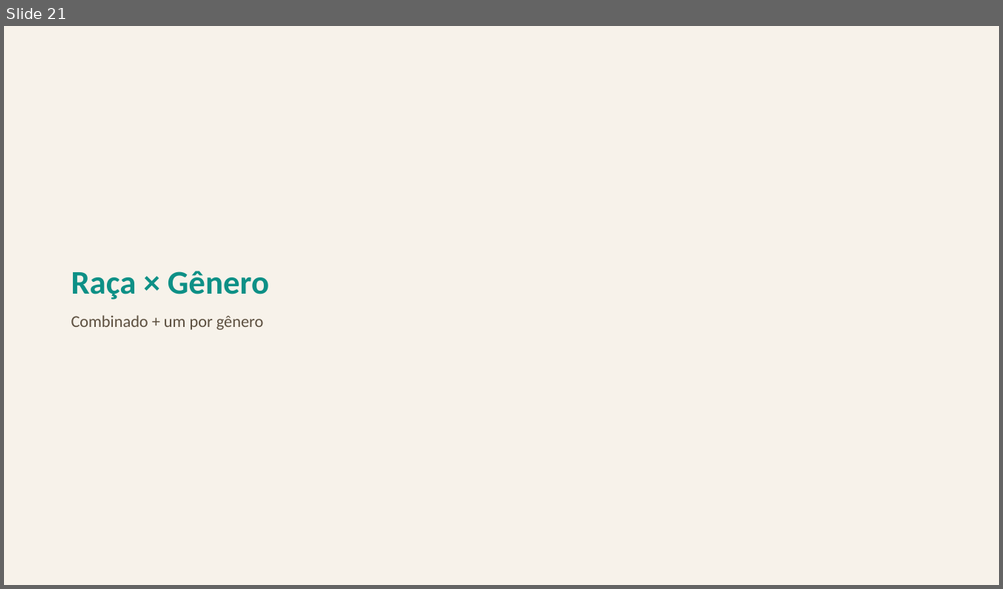
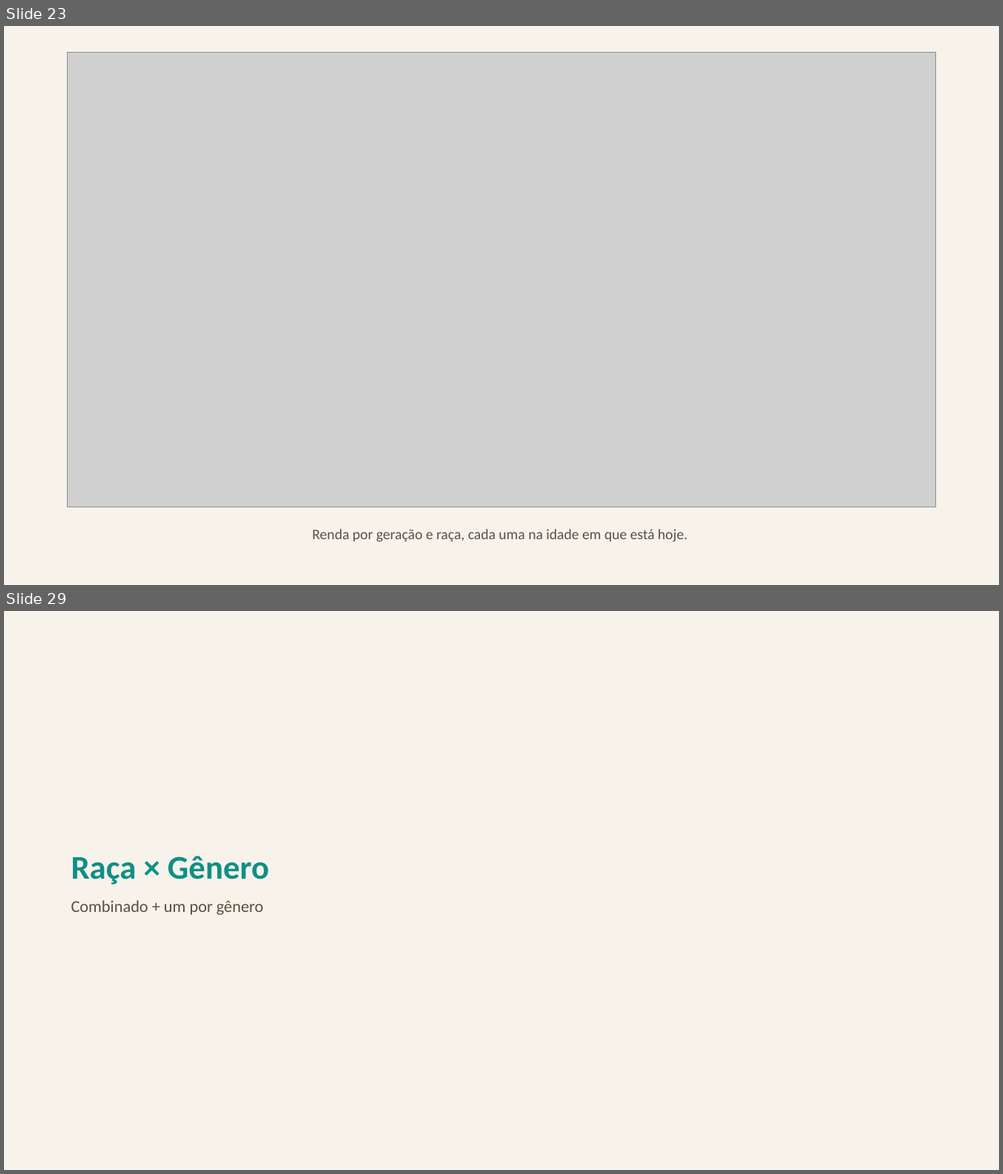
Before and after one commit to FelipeSantanaJ/Hub-Racial-Brasil, a slide deck: docs/Datahub_Racial_Brasil_Fase1.pptx. Shown one above the other, each under a label of ours: slide 21 before the commit, slides 23 and 29 after it; the slides between them are not shown. The pictures are 1003x589 and 1003x1174 pixels, drawn with LibreOffice and Linux fonts; fonts in the diff are those of the drawing; grey boxes stand for pictures. Boxes give left, top, right and bottom in pixels: in the first picture for what was removed or moved away, otherwise in the second. Text is boxed around its words. In the diff, an @@ line names an element or a change of style, - is before the commit and + after.

Commit message:
Adiciona análise por geração e perfil do topo 10% de renda por raça
Resolve o viés de "faixa etária não acompanha as mesmas pessoas" (a PNAD
Contínua é um corte transversal repetido, não um painel de décadas):
adiciona geração como coorte de nascimento sintética (Baby Boomer/Geração
X/Millennial/Geração Z, método de Deaton 1985) e o hiato racial calculado
DENTRO de cada geração ao longo do tempo, em vez de misturar coortes
diferentes que passam pela mesma faixa etária em anos diferentes. Achado:
o hiato do Baby Boomer cresce conforme a coorte envelhece na janela
observada — provável efeito de seleção em quem permanece no mercado.

Adiciona também o perfil de quem está no topo 10% de renda DENTRO de cada
raça (limiar P90 próprio de Branca e de Negra, não um corte único pro
Brasil), decomposto por gênero/faixa etária/geração/escolaridade,
histórico desde 2012. Achado mais forte: o topo 10% dos negros ficou muito
mais escolarizado (38%→58% com Superior completo), mas ainda atrás do
topo dos brancos (~83%). Documenta o efeito de "heaping" de renda
autodeclarada (concentração em valores redondos) que faz o corte capturar
um pouco mais que 10% de fato, com uma coluna de diagnóstico transparente
em vez de uma correção de desempate fora de escopo.

59 gráficos (era 53), apresentação com 77 slides (era 69), 19 datasets
(era 16).

```diff
--- a/docs/Datahub_Racial_Brasil_Fase1.pptx
+++ b/docs/Datahub_Racial_Brasil_Fase1.pptx
@@ slide 23 added at (4,26,999,585), background #F7F2EA @@
@@ picture added at (67,52,936,507) @@
@@ text added at (312,529,687,543), 14 pt, text #5C4F3F @@
+Renda por geração e raça, cada uma na idade em que está hoje.
@@ what was slide 21 is now slide 29 @@
```
Also in this commit, not shown: 7 other slides added, 32 other files.
